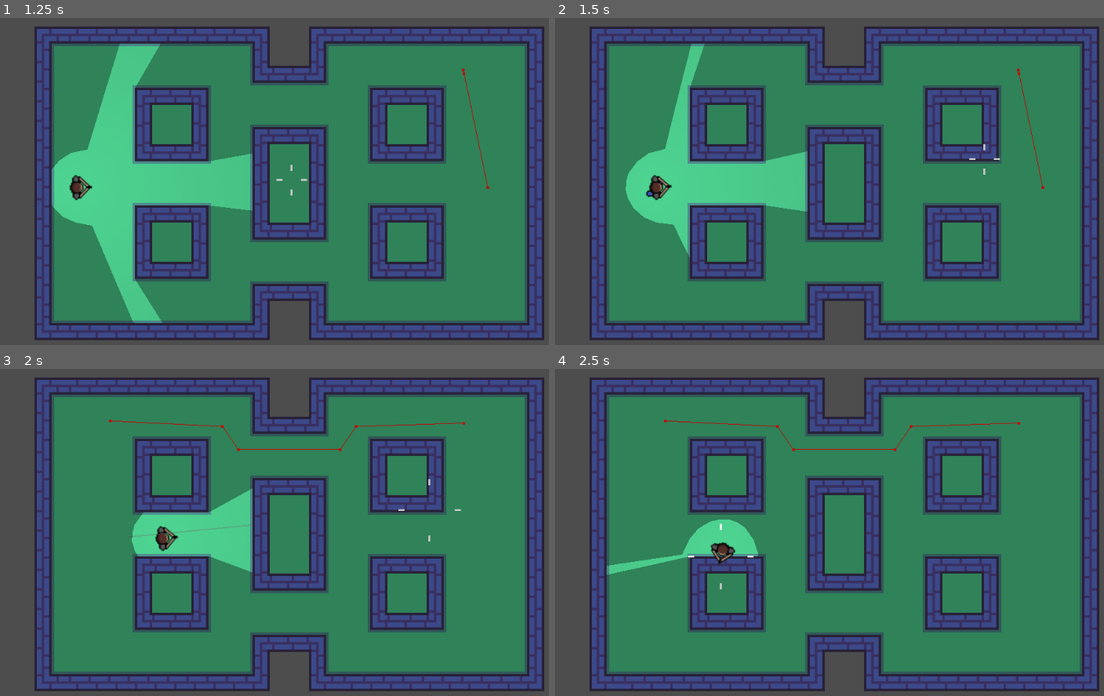
Above: before the commit, frames 1-4 (two rows, left to right).
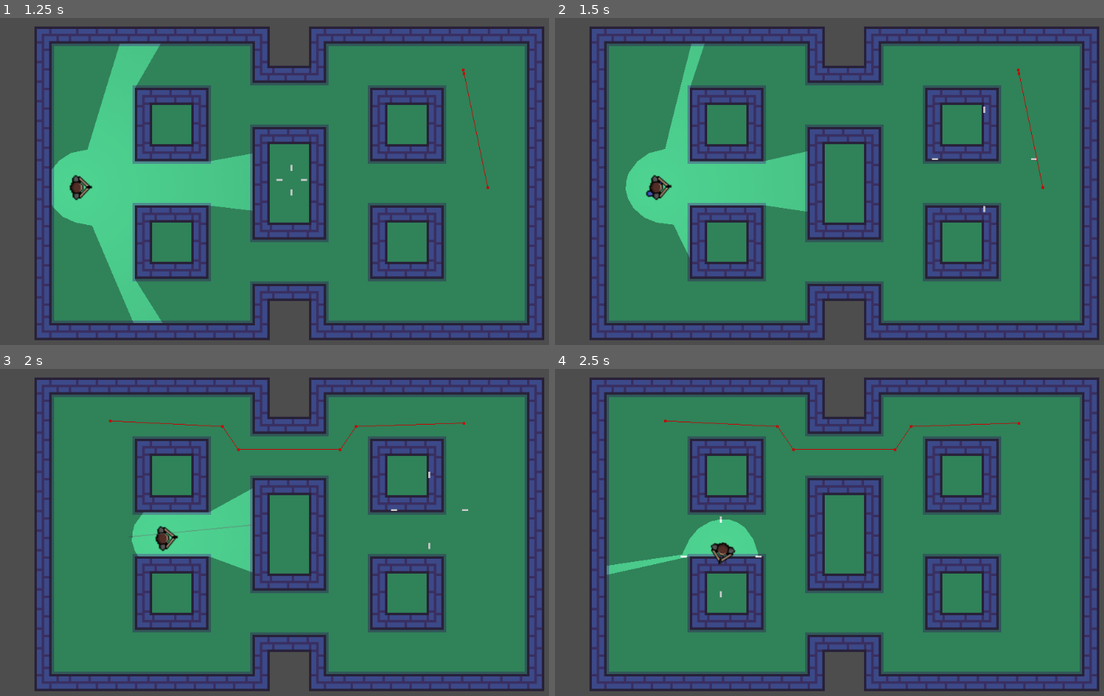
Above: after the commit, the same moments.

Repository: Odraz/clean-sweep
Game: Godot game, scene res://main.tscn
The game is run twice, just before and just after one commit, with the same random seed, the same clock (stepped at 60 frames per second) and the same inputs.
Inputs (mouse positions are in pixels of both pictures, inside the frame that each line leads up to):
- Up to frame 1 (1.25 s): click "START" at 0.5 s
- Up to frame 2 (1.5 s): tap Enter at 1.25 s; move the mouse to (983, 158) at 1.27 s; hold D (move_right) from 1.28 s (still down); hold Shift (move_fast) from 1.28 s (still down)
- Up to frame 3 (2 s): keep holding D (move_right); keep holding Shift (move_fast); click (428, 509) at 1.55 s
- Up to frame 4 (2.5 s): move the mouse to (719, 558) at 2.02 s; release D (move_right) at 2.03 s; release Shift (move_fast) at 2.03 s; hold S (move_down) from 2.03 s (still down); click (719, 558) at 2.1 s; tap Shift (move_fast) at 2.3 s

Frame 1 is identical in both runs. In frame 2, less than 0.1% of the frame differs, in the area x 68-88%, y 27-60%; in frame 3, less than 0.1%; in frame 4, less than 0.1%, in the area x 22-38%, y 45-71%.

Commit message:
Code clean-up

Diff:
--- a/bullet.gd
+++ b/bullet.gd
@@ -2,22 +2,26 @@
 
 @export var smoke_fade_out_speed: float = 1.8
 
-func _ready() -> void:
+func _ready():
 	$Fire.visible = true
 
-func _process(delta: float) -> void:
+
+func _process(delta: float):
 	if $Smoke.visible:
 		$Smoke.default_color.a -= smoke_fade_out_speed * delta
 
-func _on_fire_timer_timeout() -> void:
+
+func _on_fire_timer_timeout():
 	$Fire.visible = false
 	$Smoke.visible = true
 
 	$SmokeTimer.start()
 
-func _on_smoke_timer_timeout() -> void:
+
+func _on_smoke_timer_timeout():
 	queue_free()
 
-func init(start: Vector2, end: Vector2) -> void:
+
+func init(start: Vector2, end: Vector2):
 	$Fire.points = [start, end]
 	$Smoke.points = [start, end]
--- a/crosshair.gd
+++ b/crosshair.gd
@@ -1,18 +1,36 @@
 extends Node2D
 
-func _ready() -> void:
+var pos_x: float = 15
+
+func _ready():
 	Input.set_mouse_mode(Input.MOUSE_MODE_HIDDEN)
+
+
+func _process(delta: float):
+
+	global_position = get_global_mouse_position()
+	global_rotation = 0
+
+	print("process, pos_x: ", pos_x)
+	for pivot in get_children():
+		pivot.get_node("Line2D").position.x = lerp(pivot.get_node("Line2D").position.x, pos_x, delta * 12)
+
+		print("pivot.get_node(Line2D).position.x: ", pivot.get_node("Line2D").position.x)
+
 
 func _exit_tree():
 	Input.set_mouse_mode(Input.MOUSE_MODE_VISIBLE)
 
-func _process(_delta: float):
-	global_position = get_global_mouse_position()
-	global_rotation = 0
 
 func fire(speed):
-	# For every child node which is a pivot
+	print("fire, pos_x: ", pos_x)
 	for pivot in get_children():
 		pivot.get_node("Line2D").get_node("AnimationPlayer").speed_scale = speed
 		pivot.get_node("Line2D").get_node("AnimationPlayer").stop()
 		pivot.get_node("Line2D").get_node("AnimationPlayer").play("move")
+
+
+func stop_fire():
+	print("stop_fire, pos_x: ", pos_x)
+	for pivot in get_children():
+		pivot.get_node("Line2D").get_node("AnimationPlayer").stop()
--- a/crosshair_line.tscn
+++ b/crosshair_line.tscn
@@ -27,7 +27,7 @@
 "times": PackedFloat32Array(0, 1),
 "transitions": PackedFloat32Array(1, 1),
 "update": 0,
-"values": [Vector2(60, 0), Vector2(15, 0)]
+"values": [Vector2(80, 0), Vector2(15, 0)]
 }
 
 [sub_resource type="AnimationLibrary" id="AnimationLibrary_bxr3r"]
--- a/handgun.gd
+++ b/handgun.gd
@@ -1,6 +1,6 @@
 extends Node2D
 
-signal hit (collider: Object)
+signal hit(collider: Object)
 
 var end_position: Vector2
 
@@ -26,6 +26,7 @@
 
 	$AudioFire.play()
 
+
 func spawn_bullet(result: Dictionary, start_position: Vector2, direction: Vector2):
 	var bullet_scene = load("res://bullet.tscn")
 	var bullet = bullet_scene.instantiate()
@@ -37,5 +38,6 @@
 
 	add_child(bullet)
 
+
 func get_shoot_ray_end_position(start_position: Vector2, direction: Vector2, gun_range: float) -> Vector2:
 	return start_position + (direction - start_position).normalized() * gun_range
--- a/level_1.gd
+++ b/level_1.gd
@@ -2,12 +2,14 @@
 
 signal game_over()
 
-func _process(_delta: float) -> void:
+func _process(_delta: float):
 	if Input.is_action_just_pressed("action_cancel"):
 		quit()
+
 
 func _on_player_player_died():
 	quit()
 
+
 func quit():
 	game_over.emit()
--- a/main.gd
+++ b/main.gd
@@ -5,6 +5,7 @@
 func _process(_delta: float):
 	if Input.is_action_just_pressed("action_cancel") and $MainMenu.visible:
 		quit()
+
 
 func _on_main_menu_start_game():
 	current_level = preload("res://level_1.tscn").instantiate()
@@ -14,14 +15,17 @@
 
 	$MainMenu.hide()
 
+
 func _on_main_menu_quit_game():
 	quit()
+
 
 func show_main_menu():
 	current_level.queue_free()
 
 	$MainMenu.show()
 
+
 func quit():
 	get_tree().root.propagate_notification(NOTIFICATION_WM_CLOSE_REQUEST)
 
--- a/main_menu.gd
+++ b/main_menu.gd
@@ -6,5 +6,6 @@
 func _on_quit_button_pressed():
 	quit_game.emit()
 
+
 func _on_start_button_pressed():
 	start_game.emit()
--- a/mob.gd
+++ b/mob.gd
@@ -1,19 +1,18 @@
 extends CharacterBody2D
+
+signal hit(collider: Object)
 
 enum State { patrolling, watching, chasing }
 
-signal hit(collider: Object)
-
 @export var movement_speed: float = 200.0
-
 @export var movement_target_positions: Array[Marker2D] = []
-
-@onready var navigation_agent: NavigationAgent2D = $NavigationAgent2D
-@onready var player: Node2D = get_parent().get_node("Player")
 
 var current_movement_target_index: int = 0
 
 var state: State = State.patrolling
+
+@onready var navigation_agent: NavigationAgent2D = $NavigationAgent2D
+@onready var player: Node2D = get_parent().get_node("Player")
 
 func _ready():
 	# These values need to be adjusted for the actor's speed
@@ -26,6 +25,7 @@
 	# Make sure to not await during _ready.
 	call_deferred("actor_setup")
 
+
 func actor_setup():
 	# Wait for the first physics frame so the NavigationServer can sync.
 	await get_tree().physics_frame
@@ -34,8 +34,10 @@
 	# Now that the navigation map is no longer empty, set the movement target.
 	set_movement_target(movement_target_positions[current_movement_target_index].global_position)
 
+
 func set_movement_target(movement_target: Vector2):
 	navigation_agent.target_position = movement_target
+
 
 func _physics_process(_delta):
 	if is_player_in_light_of_sight():
@@ -76,6 +78,7 @@
 
 	_on_navigation_agent_2d_velocity_computed(velocity)
 
+
 func set_waypoint_randomly():
 	var random_index = randi() % movement_target_positions.size()
 
@@ -83,6 +86,7 @@
 		current_movement_target_index = (random_index + 1) % movement_target_positions.size()
 	else:
 		current_movement_target_index = random_index
+
 
 func is_player_in_light_of_sight() -> bool:
 	var direction_to_player = position.direction_to(player.position)
@@ -100,17 +104,21 @@
 
 	return result.collider == player
 
+
 func _on_navigation_agent_2d_velocity_computed(safe_velocity:Vector2):
 	velocity = safe_velocity * movement_speed
 
 	move_and_slide()
 
+
 func _on_trigger_timer_timeout():
 	$Handgun.shoot(global_position, player.global_position, 500, PI / 12)
+
 
 func _on_handgun_hit(collider: Object):
 	hit.emit(collider)
 
+
 func _on_player_hit(collider: Object):
 	if collider == self:
 		queue_free()
--- a/player.gd
+++ b/player.gd
@@ -11,40 +11,20 @@
 func _ready():
 	screen_size = get_viewport_rect().size
 
+
 func _physics_process(delta):
-	move_player(delta)
+	move(delta)
+
+	turn()
 
 	if Input.is_action_just_pressed("shoot_gun"):
 		$Handgun.shoot(position, get_global_mouse_position(), 500, PI / 22)
 		$Crosshair.fire(1)
 
-func move_player(_delta: float):
-	var _velocity = Input.get_vector("move_left", "move_right", "move_up", "move_down")
-
-	var is_running = Input.is_action_pressed("move_fast")
-
-	velocity = _velocity * (speed_run if is_running else speed_walk)
-
-	move_and_slide()
-
-	look_at(get_global_mouse_position())
-
-	if is_running:
-		$Audio/AudioFootsteps.pitch_scale = 1
-	else:
-		$Audio/AudioFootsteps.pitch_scale = 0.8
-
-	if velocity.length() > 0:
-		$AnimatedSprite2D.play("move")
-
-		if not $Audio/AudioFootsteps.is_playing():
-			$Audio/AudioFootsteps.play()
-	else:
-		$AnimatedSprite2D.play("idle")
-		$Audio/AudioFootsteps.stop()
 
 func _on_handgun_hit(collider: Object):
 	hit.emit(collider)
+
 
 func _on_mob_hit(collider: Object) -> void:
 	if collider == self:
@@ -53,5 +33,45 @@
 		$Audio/AudioDeath.play()
 		$DeathTimer.start()
 
+
 func _on_death_timer_timeout() -> void:
 	player_died.emit()
+
+
+func move(_delta: float):
+	var _velocity = Input.get_vector("move_left", "move_right", "move_up", "move_down")
+
+	var is_running = Input.is_action_pressed("move_fast")
+
+	scale_footsteps_pitch(is_running)
+
+	velocity = _velocity * (speed_run if is_running else speed_walk)
+
+	move_and_slide()
+
+	if velocity.length() > 0:
+		$AnimatedSprite2D.play("move")
+
+		if not $Audio/AudioFootsteps.is_playing():
+			$Audio/AudioFootsteps.play()
+
+		if is_running:
+			$Crosshair.pos_x = 80
+		else:
+			$Crosshair.pos_x = 40
+	else:
+		$AnimatedSprite2D.play("idle")
+		$Audio/AudioFootsteps.stop()
+
+		$Crosshair.pos_x = 15
+
+
+func turn():
+	look_at(get_global_mouse_position())
+
+
+func scale_footsteps_pitch(is_running: bool):
+	if is_running:
+		$Audio/AudioFootsteps.pitch_scale = 1
+	else:
+		$Audio/AudioFootsteps.pitch_scale = 0.8
